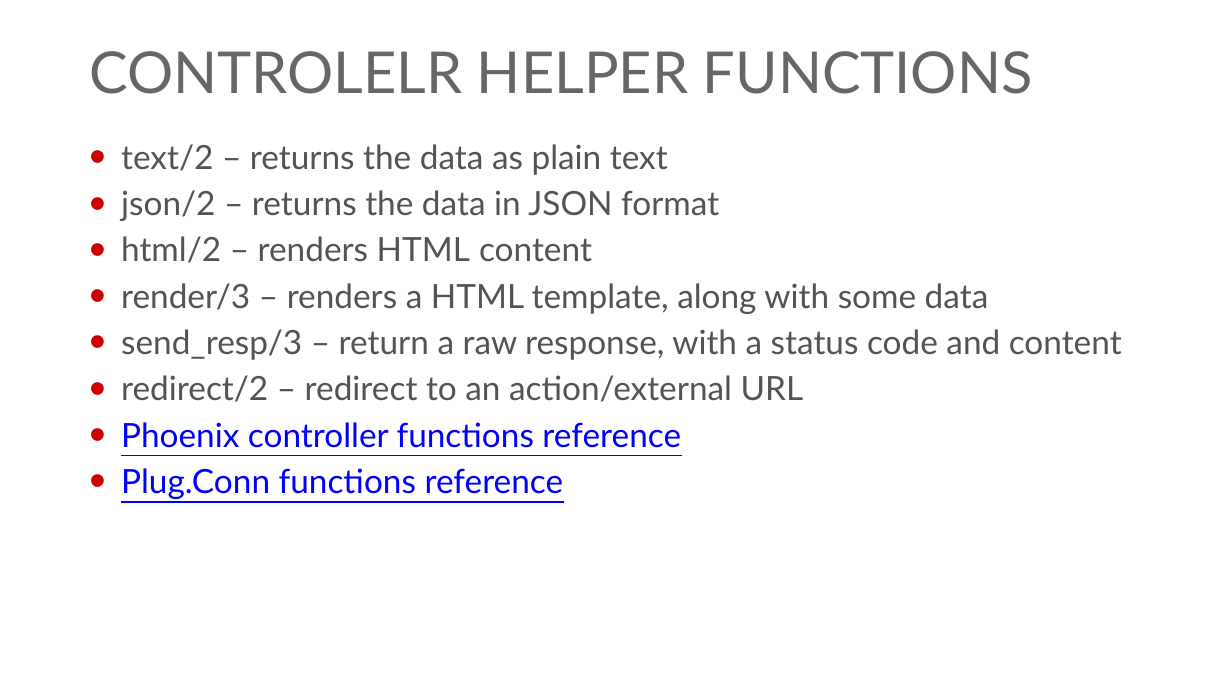
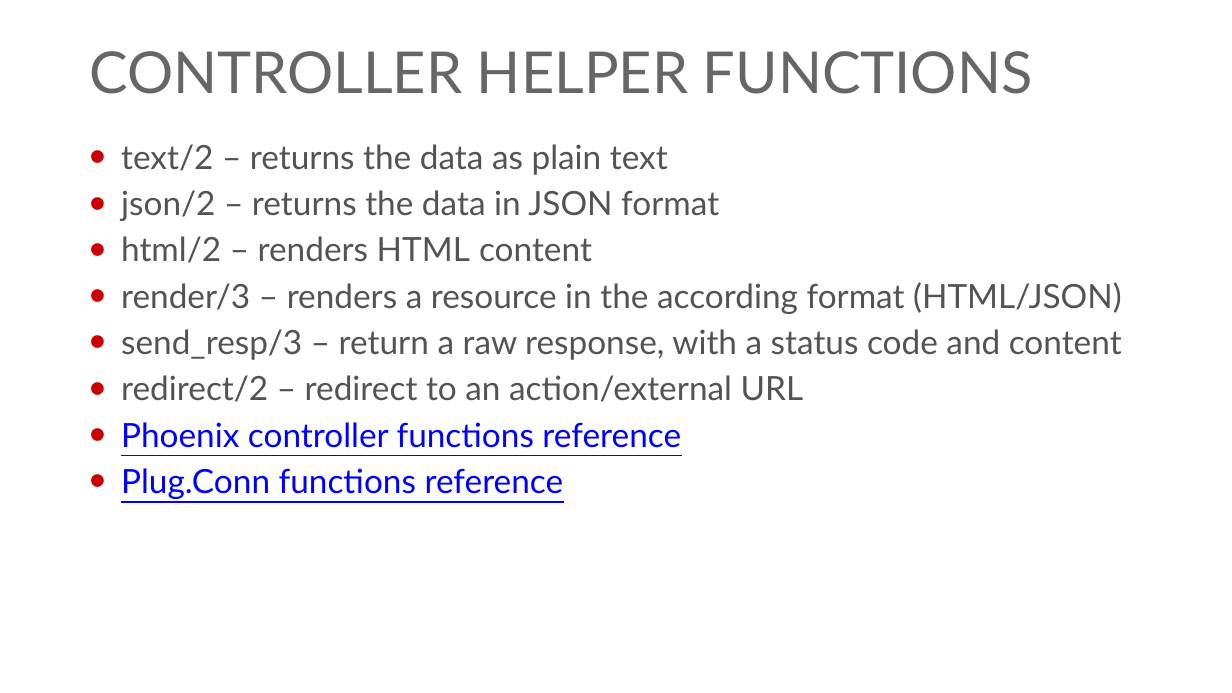
Before and after one commit to georgiyolovski/elixir-workshop, a slide deck: slide 11 of day3/Elixir - Day 3.pptx. Drawn at 1232x693 pixels with LibreOffice and Linux fonts; fonts in the diff are those of the drawing; background and template pictures are left out. Boxes give left, top, right and bottom in pixels: in the first picture for what was removed or moved away, otherwise in the second. Text is boxed around its words. In the diff, an @@ line names an element or a change of style, - is before the commit and + after.

```diff
--- a/day3/Elixir - Day 3.pptx
+++ b/day3/Elixir - Day 3.pptx
@@ title at <box>89,51,1033,94</box>: text changed @@
-CONTROLELR HELPER FUNCTIONS
+CONTROLLER HELPER FUNCTIONS
@@ text at <box>121,282,1122,314</box>: text changed @@
-• render/3 – renders a HTML template, along with some data
+• render/3 – renders a resource in the according format (HTML/JSON)
```
Also in this commit, not shown: 2 other slides changed, 2 slides added, 1 other file.
